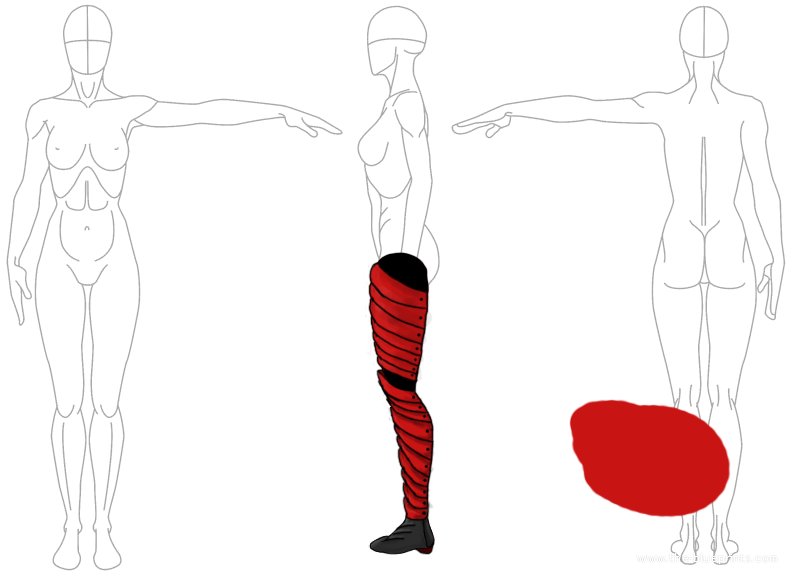
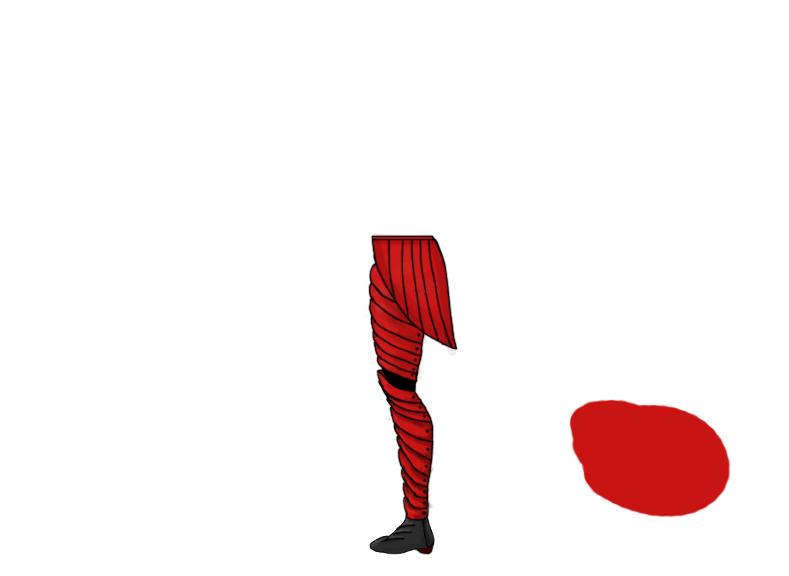
Revision of a layered 789x576 image; what changed, layer by layer:
added layer "Layer 8" above "Pelvis" over [370, 232, 458, 356]
added layer "Pelvis" above "Layer 7" over [371, 234, 458, 351]
added layer "Layer 7" above "Front Thigh" over [371, 235, 458, 350]
hid "Background copy" over [6, 4, 786, 571]
